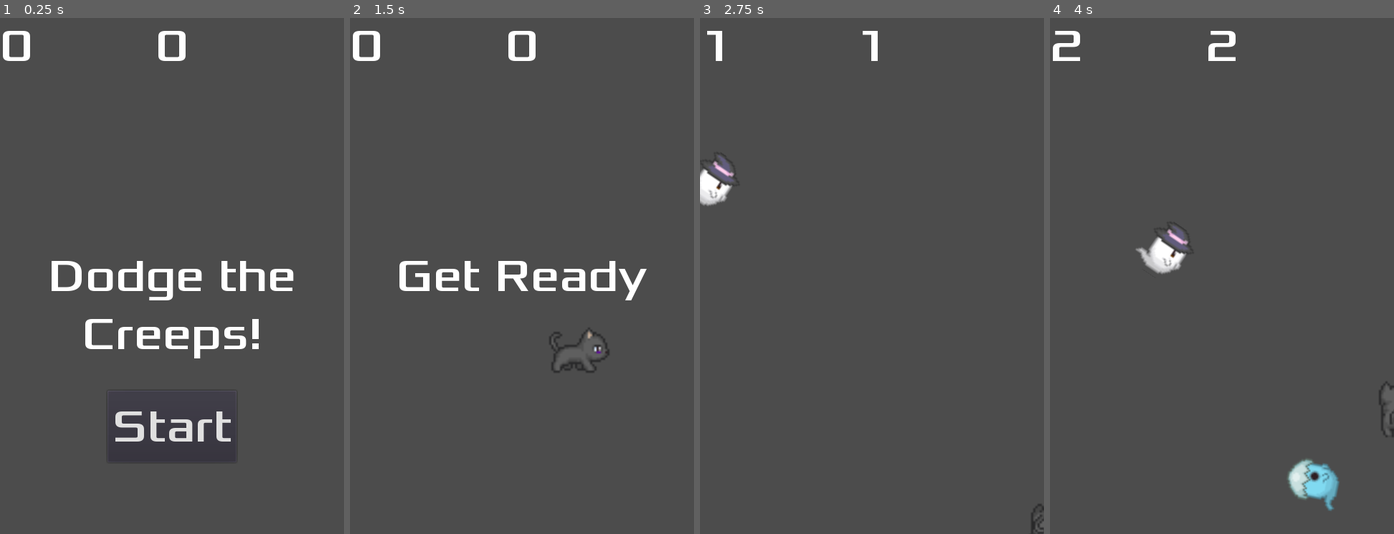
Above: before the commit, frames 1-4 (left to right).
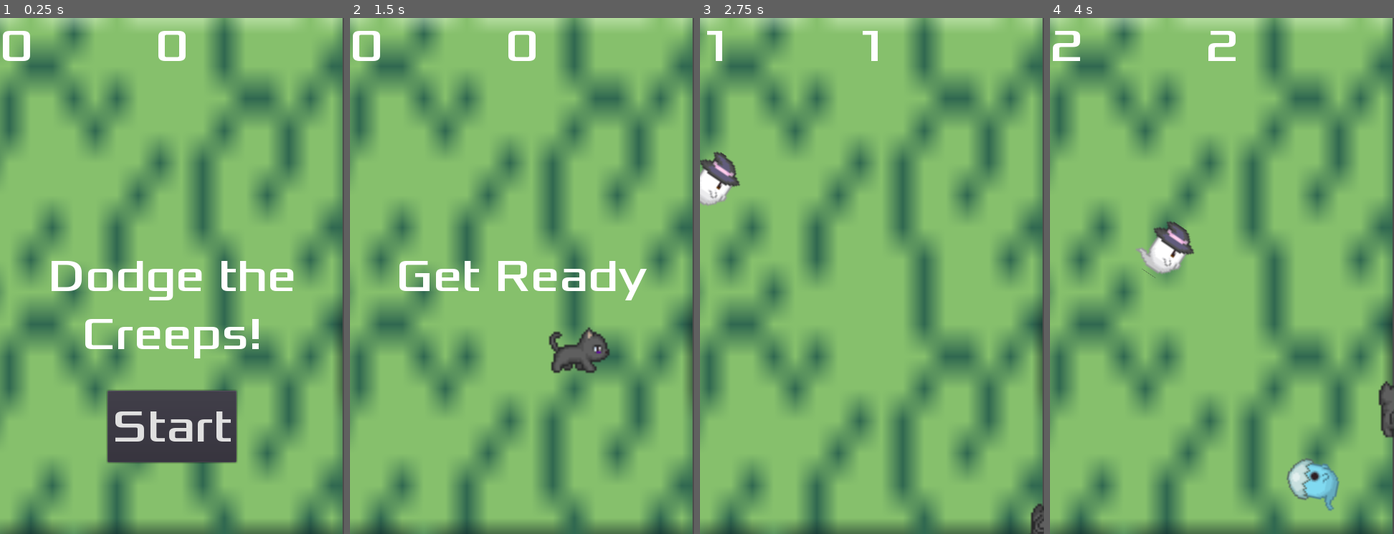
Above: after the commit, the same moments.

Repository: 44351-w22/godot-tutorial-BWeddle
Game: Godot game, scene res://Main.tscn
Same seed, same stepped clock (60 frames per second), same inputs: the game is played once before the commit and once after it.
Inputs:
- Up to frame 1 (0.25 s): no input
- Up to frame 2 (1.5 s): click "Start" at 0.5 s; tap Enter at 1.25 s; hold Right (ui_right) from 1.28 s (still down)
- Up to frame 3 (2.75 s): release Right (ui_right) at 2.03 s; hold Down (ui_down) from 2.03 s (still down)
- Up to frame 4 (4 s): release Down (ui_down) at 2.78 s; hold Right (ui_right) 2.78-3.53 s; hold Up (ui_up) from 3.53 s (still down)

The runs differ from the first frame. In frame 1, 91% of the frame differs, in the area x 0-100%, y 0-100%; in frame 2, 96%; in frame 3, 98%; in frame 4, 97%.

Commit message:
Animated background

Diff:
--- a/Main.tscn
+++ b/Main.tscn
@@ -6,6 +6,25 @@
 [ext_resource path="res://HUD.tscn" type="PackedScene" id=4]
 [ext_resource path="res://dodge_assets/art/House In a Forest Loop.ogg" type="AudioStream" id=5]
 [ext_resource path="res://dodge_assets/art/gameover.wav" type="AudioStream" id=6]
+[ext_resource path="res://dodge_assets/art/gameboy_outdoor_assets_v1.2.png" type="Texture" id=7]
+
+[sub_resource type="AtlasTexture" id=2]
+flags = 4
+atlas = ExtResource( 7 )
+region = Rect2( 192, 112, 16, 16 )
+
+[sub_resource type="AtlasTexture" id=3]
+flags = 4
+atlas = ExtResource( 7 )
+region = Rect2( 192, 128, 16, 16 )
+
+[sub_resource type="SpriteFrames" id=4]
+animations = [ {
+"frames": [ SubResource( 2 ), SubResource( 3 ) ],
+"loop": true,
+"name": "background",
+"speed": 5.0
+} ]
 
 [sub_resource type="Curve2D" id=1]
 _data = {
@@ -15,6 +34,13 @@
 [node name="Main" type="Node"]
 script = ExtResource( 2 )
 Mob = ExtResource( 3 )
+
+[node name="BackGround" type="AnimatedSprite" parent="."]
+position = Vector2( 238, 360 )
+scale = Vector2( 30, 45 )
+frames = SubResource( 4 )
+animation = "background"
+playing = true
 
 [node name="Player" parent="." instance=ExtResource( 1 )]
 
Not shown: 1 places in Main.tscn that only renumber resources
Binary file added: dodge_assets/art/gameboy_outdoor_assets_v1.2.png
Not shown, added: dodge_assets/art/gameboy_outdoor_assets_v1.2.png.import
